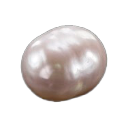
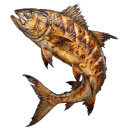
Comparing the layer stacks of the two 128×128 images. Changes:
added group "Group 1" with 99 layers above "Fishing" over [10, 2, 118, 127]
added layer "Cooked Stormer" in group "Group 1" over [10, 2, 118, 127]
hid "Layer 137", moved it into group "Fishing" over [20, 25, 108, 103]
hid group "Tools" (1st of 6, in "Fishing") (4 layers) over [10, 2, 118, 126]
showed group "Husbandry" (31 layers) over [10, 2, 118, 127]
showed group "Hunting" (2nd of 2) (26 layers) over [10, 2, 118, 126]
showed group "Agility" (11 layers) over [10, 4, 118, 124]
hid group "Mounts" (1 layers) over [10, 16, 118, 112]
